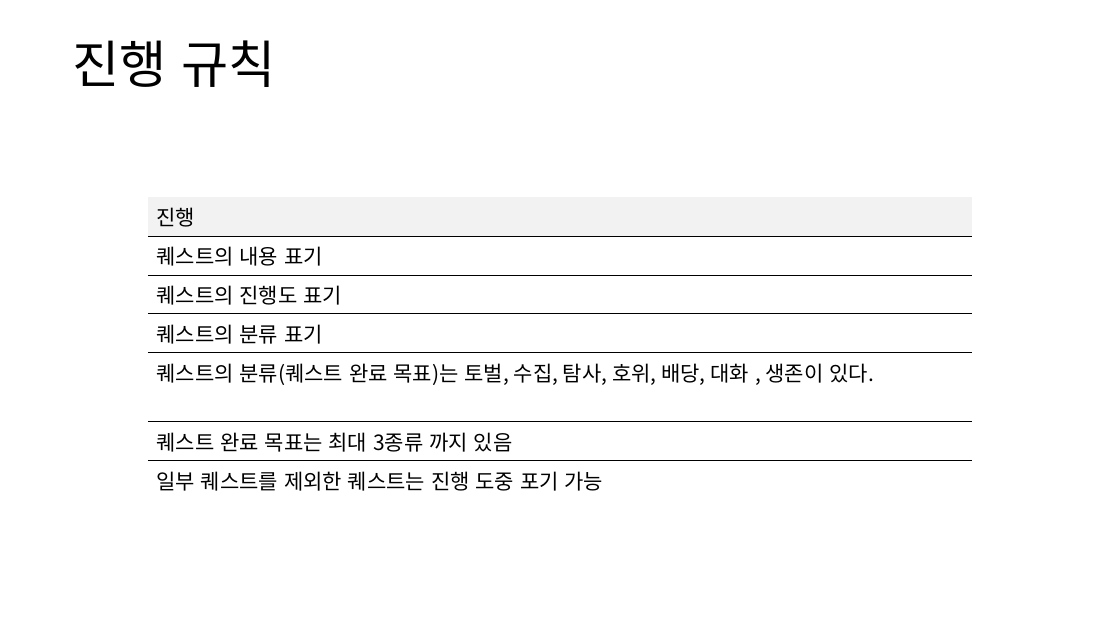
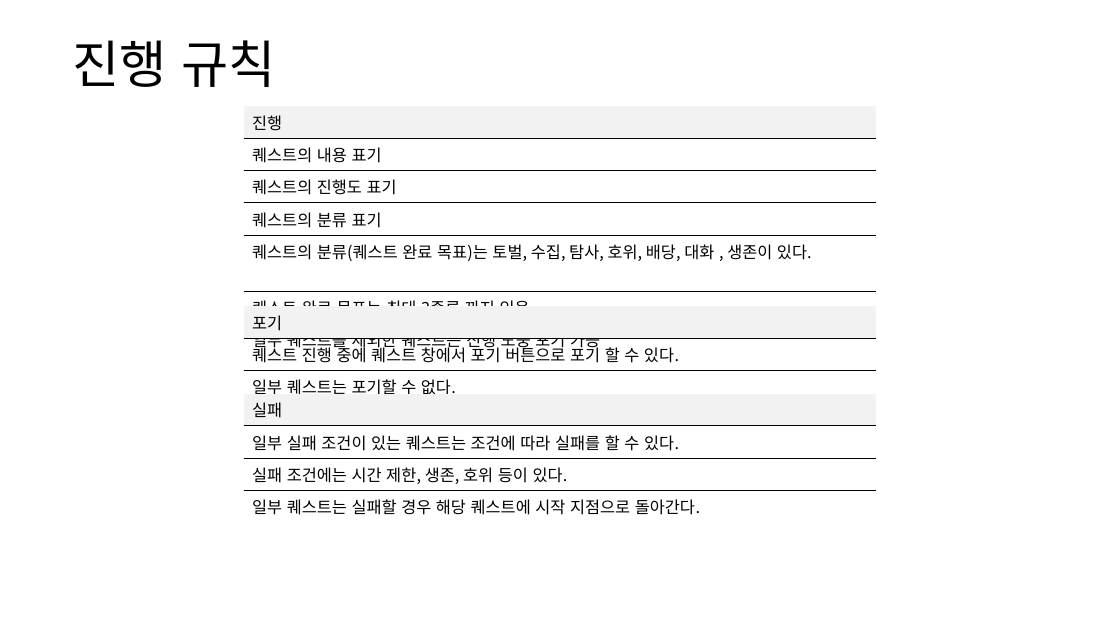
Before and after one commit to yjk0401/unityenginebasic_9th, a slide deck: slide 9 of 기획/방랑엽사전/퀘스트 시스템 기획서.pptx. Drawn at 1120x630 pixels with LibreOffice and Linux fonts; fonts in the diff are those of the drawing. Boxes give left, top, right and bottom in pixels: in the first picture for what was removed or moved away, otherwise in the second. Text is boxed around its words. In the diff, an @@ line names an element or a change of style, - is before the commit and + after.

```diff
--- a/기획/방랑엽사전/퀘스트 시스템 기획서.pptx
+++ b/기획/방랑엽사전/퀘스트 시스템 기획서.pptx
@@ table at (244,106,876,398) @@
@@ size 18 to 14 pt @@
@@ table: place and size @@
-table at (148,197,972,495)
+table at (244,106,876,398)
@@ table added at (244,306,876,398), 3 rows, 1 columns @@
+포기
+퀘스트 진행 중에 퀘스트 창에서 포기 버튼으로 포기 할 수 있다.
+일부 퀘스트는 포기할 수 없다.
@@ table added at (244,394,876,519), 4 rows, 1 columns @@
+실패
+일부 실패 조건이 있는 퀘스트는 조건에 따라 실패를 할 수 있다.
+실패 조건에는 시간 제한, 생존, 호위 등이 있다.
+일부 퀘스트는 실패할 경우 해당 퀘스트에 시작 지점으로 돌아간다.
```
Also in this commit, not shown: 4 other slides changed, 3 slides removed, 6 other files.
